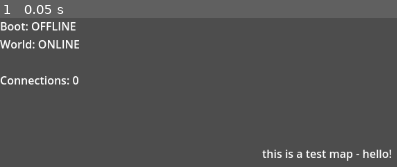
Above: before the commit, frame 1.
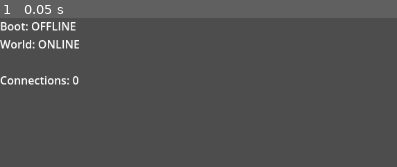
Above: after the commit, the same moment.

Repository: HexDOTexe/vaelerun-server
Game: Godot game, scene res://Scenes/SceneManager.tscn
Same seed, same stepped clock (60 frames per second), same inputs: the game is played once before the commit and once after it.
Inputs:
- Up to frame 1 (0.05 s): no input

The runs differ from the first frame. In frame 1, 0.9% of the frame differs, in the area x 65-99%, y 87-96%.
Error before the commit: Cannot call method 'compress' on a null value. (res://Scripts/Server.gd:24)
Error after the commit: Cannot call method 'compress' on a null value. (res://Scripts/Server.gd:23)

Commit message:
server<->client networking
client game states are now sent and received from the server, including new connections/disconnections, updating positional data

Diff:
--- a/Scenes/Maps/Test/TestMap.tscn
+++ b/Scenes/Maps/Test/TestMap.tscn
@@ -3,6 +3,7 @@
 [node name="TestMap" type="Node2D"]
 
 [node name="Label2" type="Label" parent="."]
+visible = false
 offset_left = 378.0
 offset_top = 184.0
 offset_right = 566.0
--- a/Scripts/Server.gd
+++ b/Scripts/Server.gd
@@ -10,7 +10,7 @@
 
 var connected_clients = {}
 var connected_clients_count = 0
-var characters = {}
+var player_states_collection = {}
 
 
 #region Server Boot
@@ -20,9 +20,7 @@
 func start_server():
 	print_log("server", "network", "Starting boot.")
 	var error = network.create_server(port, max_players)
-
 	network.get_host().compress(ENetConnection.COMPRESS_RANGE_CODER)
-
 	multiplayer.set_multiplayer_peer(network)
 
 	multiplayer.peer_connected.connect(client_connected)
@@ -49,20 +47,17 @@
 	print_log("client", "network", "Client " + str(client_id) + " connected.")
 	connected_clients_count += 1
 	spawn_player_node.rpc_id(0, client_id, 0)
-
+	print_log("server", "world", "Spawning new player node for " + str(client_id))
 
 func client_disconnected(client_id):
 	print_log("client", "network", "Client " + str(client_id) + " disconnected.")
 	connected_clients_count -= 1
 	connected_clients.erase(client_id)
+	player_states_collection.erase(client_id)
+	despawn_player_node.rpc_id(0, client_id)
 	if has_node(str(client_id)):
 		get_node(str(client_id)).queue_free()
 		despawn_player_node.rpc_id(0, client_id)
-
-	#var players = get_tree().get_nodes_in_group("Player")
-	#for i in players:
-	#	if i.name == str(client_id):
-	#		i.queue_free()
 
 func connected_to_server(_client_id):
 	pass
@@ -83,33 +78,37 @@
 func process(_delta):
 	pass
 
-@rpc("any_peer","call_remote")
+@rpc("authority", "call_remote", "reliable")
 func spawn_player_node(client_id : int, position):
-	print_log("server", "world", "Spawning new player node @: ")
-
-@rpc("any_peer")
-func despawn_player_node(client_id : int):
 	pass
 
-@rpc("any_peer")
-func send_node_position(position, rotation, speed):
+@rpc("authority", "call_remote", "reliable")
+func despawn_player_node(client_id : int):
+	print("despawn!!")
 	pass
 
-@rpc("any_peer")
-func receive_node_position(position, rotation, speed):
-	var id = multiplayer.get_remote_sender_id()
-	if !characters.has(id):
-		characters[id] ={
-			"ID" : id,
-			"Position" : position,
-		}
+func send_player_state(player_state):
 	pass
 
+@rpc("any_peer", "unreliable_ordered")
+func receive_player_state(player_state):
+	var id = multiplayer.get_remote_sender_id()
+	if player_states_collection.has(id):
+		if player_states_collection[id]["T"] < player_state["T"]:
+			player_states_collection[id]  = player_state
+			#print_log("client","world","Updating existing state: " + str(player_state))
+	else:
+		player_states_collection[id] = player_state
+		print_log("client","world","Adding new state: " + str(player_state))
+
+func send_world_state(world_state):
+	receive_world_state.rpc_id(0, world_state)
+	pass
+
+@rpc("any_peer", "unreliable_ordered")
+func receive_world_state(world_state):
+	pass
 #endregion
-
-
-
-
 
 
 
--- a/Scripts/ServerDisplay.gd
+++ b/Scripts/ServerDisplay.gd
@@ -2,7 +2,7 @@
 
 @onready var status_label = $ServerStatus
 
-var refresh_rate = 2.0
+var refresh_rate = 1.0
 var refresh_ready = true
 
 func update_status_display():
@@ -14,7 +14,8 @@
 		status_label.text += "\n"
 		status_label.text += "Connections: " + str(Server.connected_clients_count) + "\n"
 		for i in Server.connected_clients:
-			status_label.text += "Client: " + str(Server.connected_clients[i].ID) + "/" + str(Server.connected_clients[i].Name) +  "\n"
+			#status_label.text += "Client: " + str(Server.connected_clients[i].ID) + "/" + str(Server.connected_clients[i].Name) +  "\n"
+			status_label.text += "Client: " + str(Server.connected_clients[i].ID) + " / " + str(Server.connected_clients[i].Name) + " @ " + str(Server.player_states_collection[i]["P"]) +  "\n"
 		await get_tree().create_timer(refresh_rate).timeout
 		refresh_ready = true
 	else:
--- a/Scripts/World.gd
+++ b/Scripts/World.gd
@@ -3,12 +3,17 @@
 
 @onready var test_map = preload("res://Scenes/Maps/Test/TestMap.tscn")
 
+var is_map_active : bool = false
 var world_map
-var is_map_active : bool = false
+var world_state
 
 func _ready():
 	load_map()
 	start_map()
+	pass
+
+func _physics_process(delta):
+	process_world_state()
 	pass
 
 func change_map():
@@ -36,4 +41,12 @@
 func report_status():
 	if is_map_active == true:
 		Server.world_status = "ONLINE"
-	pass
+
+func process_world_state():
+	if !Server.player_states_collection.is_empty():
+		world_state = Server.player_states_collection.duplicate(true)
+		for player in world_state.keys():
+			world_state[player].erase("T")
+		world_state["T"] = Time.get_unix_time_from_system()
+		# Do A Bunch Of Things Here
+		Server.send_world_state(world_state)
--- a/project.godot
+++ b/project.godot
@@ -19,3 +19,7 @@
 
 DataImport="*res://Data/DataImport.gd"
 Server="*res://Scripts/Server.gd"
+
+[physics]
+
+common/physics_ticks_per_second=30
